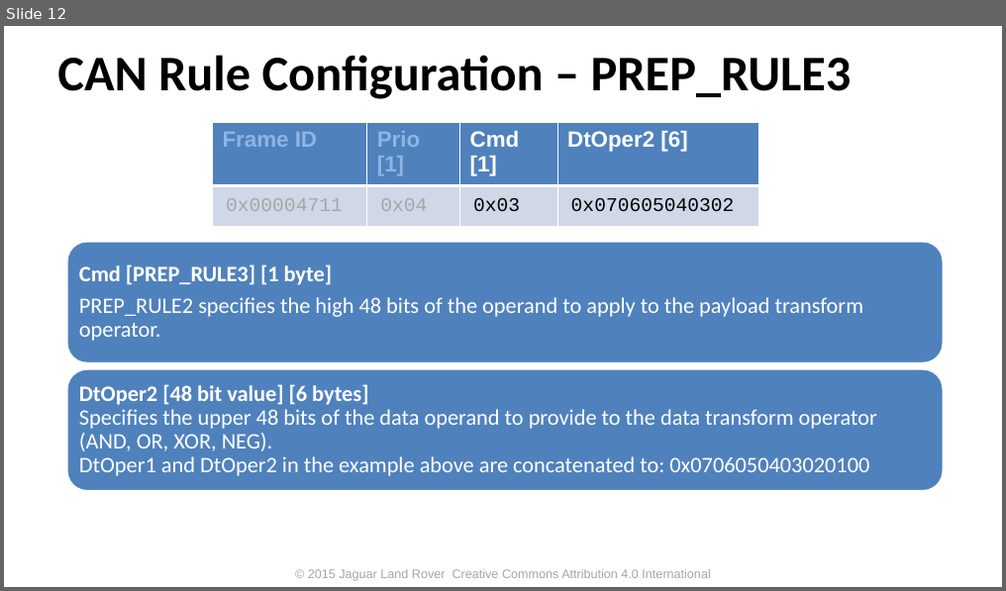
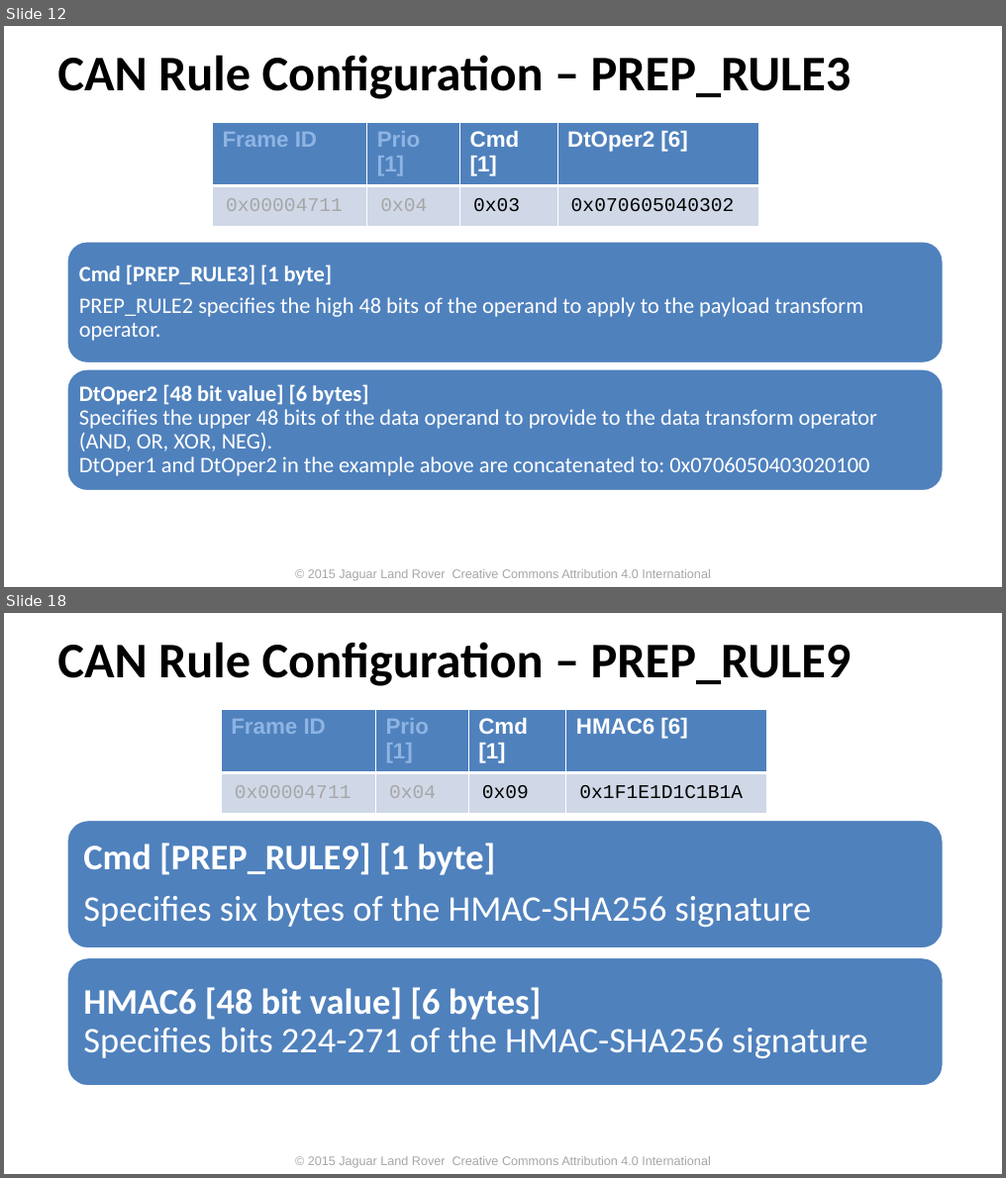
Before and after one commit to PDXostc/canfw, a slide deck: doc/CAN Firewall.pptx. Shown one above the other, each under a label of ours: slide 12 before the commit, slides 12 and 18 after it; the slides between them are not shown. The pictures are 1006x591 and 1006x1178 pixels, drawn with LibreOffice and Linux fonts; fonts in the diff are those of the drawing; background and template pictures are left out. Boxes give left, top, right and bottom in pixels: in the first picture for what was removed or moved away, otherwise in the second. Text is boxed around its words. In the diff, an @@ line names an element or a change of style, - is before the commit and + after.

Commit message:
Modified with HMAC-SHA256 signature

```diff
--- a/doc/CAN Firewall.pptx
+++ b/doc/CAN Firewall.pptx
@@ slide 18 added at (4, 613, 1002, 1174), background #FFFFFF; not listed: 1 template element that a slide beside it also shows @@
@@ text added at (57, 642, 851, 686), 36 pt, text #000000, bold @@
+CAN Rule Configuration – PREP_RULE9
@@ table added at (222, 710, 768, 803), 2 rows, 4 columns @@
+Frame ID | Prio [1] | Cmd [1] | HMAC6 [6]
+0x00004711 | 0x04 | 0x09 | 0x1F1E1D1C1B1A
@@ group added at (67, 820, 944, 1087): 2 rounded rectangles, 2 texts @@
+Cmd [PREP_RULE9] [1 byte]
+Specifies six bytes of the HMAC-SHA256 signature
+HMAC6 [48 bit value] [6 bytes]
+Specifies bits 224-271 of the HMAC-SHA256 signature
```
Also in this commit, not shown: 7 slides changed, 3 other slides added, 1 other file.
